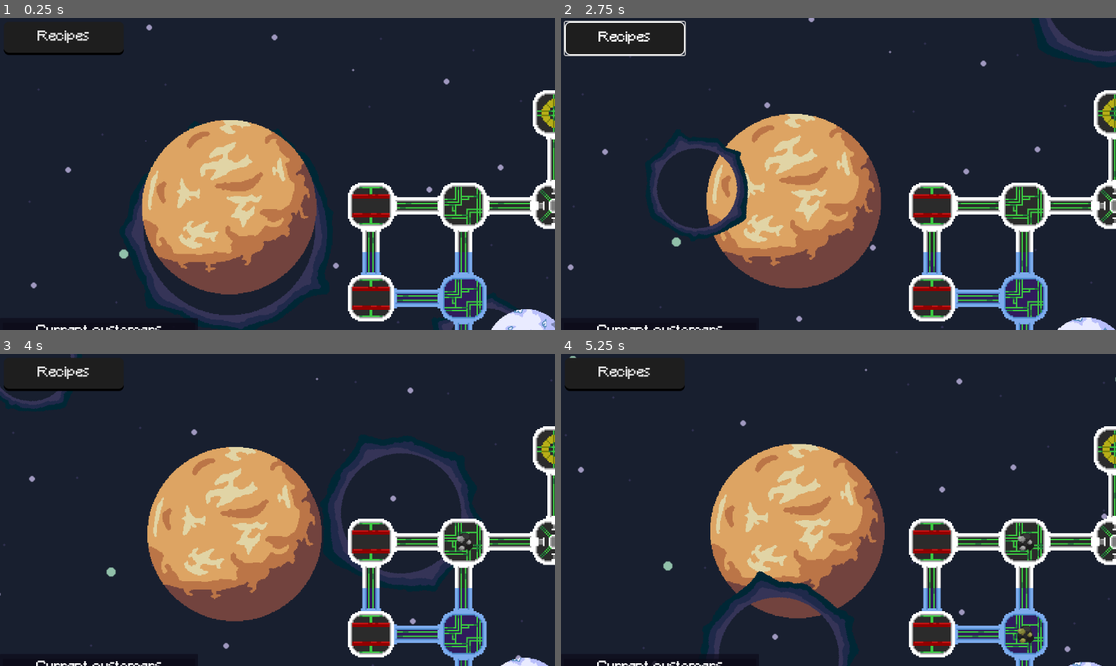
Above: before the commit, frames 1-4 (two rows, left to right).
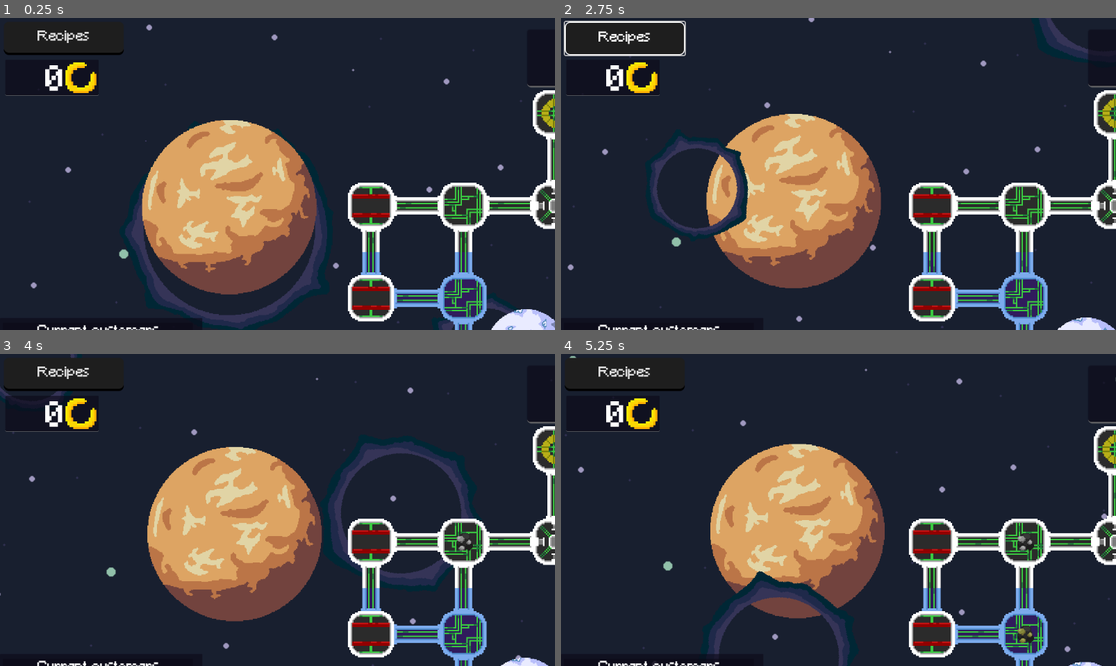
Above: after the commit, the same moments.

Repository: ManechLepage/GodotWild-Jam68
Game: Godot game, scene res://Scenes/node_2d.tscn
The game is run twice, just before and just after one commit, with the same random seed, the same clock (stepped at 60 frames per second) and the same inputs.
Inputs (mouse positions are in pixels of both pictures, inside the frame that each line leads up to):
- Up to frame 1 (0.25 s): no input
- Up to frame 2 (2.75 s): click "Recipes" at 0.5 s; click "Recipes" at 1.25 s; click "Recipes" at 2 s
- Up to frame 3 (4 s): move the mouse to (466, 541) at 2.77 s; click (466, 541) at 2.92 s; click (432, 485) at 3.5 s
- Up to frame 4 (5.25 s): move the mouse to (1027, 634) at 4.27 s; click (1027, 634) at 4.42 s; click (1054, 578) at 5 s

The runs differ from the first frame. In frame 1, 0.7% of the frame differs, in the area x 0-100%, y 14-100%; in frame 2, 0.8%; in frame 3, 0.9%, in the area x 0-100%, y 8-100%; in frame 4, 0.7%.

Commit message:
pushin pat

Diff:
--- /dev/null
+++ b/Godot Wild-jam 68/Graphics/UI/patshop_theme.tres
@@ -0,0 +1,9 @@
+[gd_resource type="StyleBoxFlat" format=3 uid="uid://ca8084mm2pc7k"]
+
+[resource]
+bg_color = Color(0.698039, 0.564706, 0.878431, 0.447059)
+border_width_bottom = 4
+corner_radius_top_left = 6
+corner_radius_top_right = 6
+corner_radius_bottom_right = 6
+corner_radius_bottom_left = 6
--- /dev/null
+++ b/Godot Wild-jam 68/Scenes/Inventory/customer_label.gd
@@ -0,0 +1,3 @@
+extends Panel
+
+var item: Item
--- a/Godot Wild-jam 68/Scenes/Inventory/customer_label.tscn
+++ b/Godot Wild-jam 68/Scenes/Inventory/customer_label.tscn
@@ -1,47 +1,52 @@
-[gd_scene load_steps=5 format=3 uid="uid://r7gqxhh6cyv7"]
+[gd_scene load_steps=7 format=3 uid="uid://r7gqxhh6cyv7"]
 
 [ext_resource type="Theme" uid="uid://ctb0ar3july17" path="res://Graphics/UI/main_theme.tres" id="1_au5ki"]
 [ext_resource type="LabelSettings" uid="uid://es0p2ltn4e5o" path="res://Graphics/UI/Fonts/default.tres" id="2_fv2or"]
+[ext_resource type="Script" path="res://Scenes/Inventory/customer_label.gd" id="2_ikvtp"]
 [ext_resource type="Texture2D" uid="uid://mv0lp0uay648" path="res://Graphics/Items/Minerals/cobalt.png" id="3_mcq8m"]
+[ext_resource type="Texture2D" uid="uid://wph8gc4rodik" path="res://Graphics/Items/coin.png" id="4_0xqld"]
 
 [sub_resource type="StyleBoxFlat" id="StyleBoxFlat_t8kmv"]
 bg_color = Color(0.0509804, 0.0509804, 0.0509804, 0.92549)
 
-[node name="ItemLabel" type="Panel"]
+[node name="ItemLabel" type="Panel" groups=["Customer"]]
 texture_filter = 1
 custom_minimum_size = Vector2(0, 43)
 anchors_preset = -1
 anchor_right = 0.263
 anchor_bottom = 0.066
-offset_right = 70.024
+offset_right = 96.024
 offset_bottom = 0.231998
 grow_horizontal = 2
 grow_vertical = 2
 size_flags_horizontal = 3
 theme = ExtResource("1_au5ki")
 theme_override_styles/panel = SubResource("StyleBoxFlat_t8kmv")
+script = ExtResource("2_ikvtp")
 
 [node name="Label" type="Label" parent="."]
 layout_mode = 1
-offset_left = 38.0
-offset_right = 350.0
-offset_bottom = 43.0
+offset_left = 41.0
+offset_top = 3.0
+offset_right = 353.0
+offset_bottom = 46.0
 theme_override_colors/font_color = Color(0, 0, 0, 1)
-text = "Item Name"
+text = "Item name"
 label_settings = ExtResource("2_fv2or")
 vertical_alignment = 1
 
 [node name="Count" type="Label" parent="."]
 layout_mode = 1
 anchors_preset = -1
-offset_left = 347.0
-offset_right = 373.0
-offset_bottom = 43.0
+offset_left = 306.0
+offset_top = 4.0
+offset_right = 356.0
+offset_bottom = 47.0
 grow_horizontal = 0
 grow_vertical = 2
 text = "3"
 label_settings = ExtResource("2_fv2or")
-horizontal_alignment = 1
+horizontal_alignment = 2
 vertical_alignment = 1
 
 [node name="TextureRect" type="TextureRect" parent="."]
@@ -54,3 +59,16 @@
 offset_bottom = 20.0
 grow_vertical = 2
 texture = ExtResource("3_mcq8m")
+
+[node name="TextureRect2" type="TextureRect" parent="."]
+layout_mode = 1
+anchors_preset = 4
+anchor_top = 0.5
+anchor_bottom = 0.5
+offset_left = 358.0
+offset_top = -18.5
+offset_right = 398.0
+offset_bottom = 21.5
+grow_vertical = 2
+scale = Vector2(0.9, 0.9)
+texture = ExtResource("4_0xqld")
--- a/Godot Wild-jam 68/Scenes/Spaceship/Front.tscn
+++ b/Godot Wild-jam 68/Scenes/Spaceship/Front.tscn
@@ -1,8 +1,10 @@
-[gd_scene load_steps=5 format=3 uid="uid://d4fe8jqbvfpqh"]
+[gd_scene load_steps=7 format=3 uid="uid://d4fe8jqbvfpqh"]
 
 [ext_resource type="PackedScene" uid="uid://b18x7uwk4vpmy" path="res://Scenes/Spaceship/spaceship_section.tscn" id="1_btyyg"]
 [ext_resource type="SpriteFrames" uid="uid://b205vr22emloi" path="res://Graphics/sections/Front/front.tres" id="2_htlqq"]
 [ext_resource type="Script" path="res://Scripts/Spaceship/FrontComponent.gd" id="3_5qadi"]
+[ext_resource type="Script" path="res://Scripts/Spaceship/FrontHBoxContainer.gd" id="4_d2i51"]
+[ext_resource type="Theme" uid="uid://ctb0ar3july17" path="res://Graphics/UI/main_theme.tres" id="4_v7431"]
 
 [sub_resource type="RectangleShape2D" id="RectangleShape2D_3fhv0"]
 size = Vector2(32, 32.2)
@@ -12,42 +14,37 @@
 frame = 2
 frame_progress = 0.610271
 
-[node name="FrontComponent" type="Node2D" parent="." index="0"]
-script = ExtResource("3_5qadi")
-
-[node name="Button" type="Button" parent="." index="1"]
-visible = false
-texture_filter = 1
-offset_left = -50.0
-offset_top = -205.0
-offset_right = 50.0
-offset_bottom = -173.0
-text = "Sell"
-
-[node name="Panel" type="Panel" parent="." index="2"]
-visible = false
+[node name="Panel2" type="Panel" parent="." index="0"]
 anchors_preset = 5
 anchor_left = 0.5
 anchor_right = 0.5
-offset_left = -124.0
-offset_top = -170.0
-offset_right = -24.0
-offset_bottom = -90.0
+offset_left = -36.0
+offset_top = -58.0
+offset_right = 4.0
+offset_bottom = -18.0
 grow_horizontal = 2
+theme = ExtResource("4_v7431")
 
-[node name="Button" type="Button" parent="Panel" index="0"]
-layout_mode = 0
-offset_left = 20.0
-offset_top = 8.0
-offset_right = 84.0
-offset_bottom = 72.0
+[node name="HBoxContainer" type="HBoxContainer" parent="Panel2" index="0"]
+layout_mode = 1
+anchors_preset = 15
+anchor_right = 1.0
+anchor_bottom = 1.0
+offset_left = 4.0
+offset_right = -4.0
+grow_horizontal = 2
+grow_vertical = 2
+alignment = 1
+script = ExtResource("4_d2i51")
 
-[node name="Area2D" type="Area2D" parent="." index="3"]
+[node name="FrontComponent" type="Node2D" parent="." index="1"]
+script = ExtResource("3_5qadi")
+
+[node name="Area2D" type="Area2D" parent="." index="2"]
 
 [node name="CollisionShape2D" type="CollisionShape2D" parent="Area2D" index="0"]
 visible = false
 position = Vector2(0, 0.1)
 shape = SubResource("RectangleShape2D_3fhv0")
 
-[connection signal="pressed" from="Panel/Button" to="FrontComponent" method="_on_button_pressed1"]
 [connection signal="input_event" from="Area2D" to="FrontComponent" method="_on_area_2d_input_event"]
--- /dev/null
+++ b/Godot Wild-jam 68/Scenes/UI/merchant_shop_button.tscn
@@ -0,0 +1,39 @@
+[gd_scene load_steps=5 format=3 uid="uid://b4vxe0frkqcwt"]
+
+[ext_resource type="Theme" uid="uid://ctb0ar3july17" path="res://Graphics/UI/main_theme.tres" id="1_ierao"]
+[ext_resource type="StyleBox" uid="uid://ca8084mm2pc7k" path="res://Graphics/UI/patshop_theme.tres" id="2_r5kiu"]
+[ext_resource type="LabelSettings" uid="uid://es0p2ltn4e5o" path="res://Graphics/UI/Fonts/default.tres" id="3_1aal7"]
+
+[sub_resource type="StyleBoxFlat" id="StyleBoxFlat_t8kmv"]
+bg_color = Color(0.0509804, 0.0509804, 0.0509804, 0.92549)
+
+[node name="MerchantShop" type="Panel"]
+texture_filter = 1
+custom_minimum_size = Vector2(0, 43)
+offset_right = 262.0
+offset_bottom = 43.0
+size_flags_horizontal = 3
+theme = ExtResource("1_ierao")
+theme_override_styles/panel = SubResource("StyleBoxFlat_t8kmv")
+
+[node name="Button" type="Button" parent="."]
+layout_mode = 1
+anchors_preset = 15
+anchor_right = 1.0
+anchor_bottom = 1.0
+grow_horizontal = 2
+grow_vertical = 2
+theme_override_styles/normal = ExtResource("2_r5kiu")
+
+[node name="Label" type="Label" parent="Button"]
+layout_mode = 1
+anchors_preset = 15
+anchor_right = 1.0
+anchor_bottom = 1.0
+grow_horizontal = 2
+grow_vertical = 2
+theme_override_colors/font_color = Color(0, 0, 0, 1)
+text = "Merchant Name"
+label_settings = ExtResource("3_1aal7")
+horizontal_alignment = 1
+vertical_alignment = 1
--- a/Godot Wild-jam 68/Scenes/node_2d.tscn
+++ b/Godot Wild-jam 68/Scenes/node_2d.tscn
@@ -14,7 +14,9 @@
 [ext_resource type="Resource" uid="uid://c4bndeme8mfiy" path="res://Resources/Items/Mat/Products/GreatSword.tres" id="11_73ndc"]
 [ext_resource type="Resource" uid="uid://bdoisje2sdqxo" path="res://Resources/Items/Mat/Products/PlatinumCrown.tres" id="13_nehk4"]
 [ext_resource type="Theme" uid="uid://ctb0ar3july17" path="res://Graphics/UI/main_theme.tres" id="15_tpdjp"]
+[ext_resource type="Script" path="res://Scripts/Customer/CustomerContainer.gd" id="16_p2edk"]
 [ext_resource type="Resource" uid="uid://byk00iyofuh40" path="res://Resources/Items/Mat/Products/WarHammer.tres" id="16_wraly"]
+[ext_resource type="Texture2D" uid="uid://wph8gc4rodik" path="res://Graphics/Items/coin.png" id="17_xwekb"]
 
 [node name="Node2D" type="Node"]
 
@@ -70,13 +72,13 @@
 theme = ExtResource("15_tpdjp")
 text = "Recipes"
 
-[node name="Panel" type="Panel" parent="."]
+[node name="CustomerPanel" type="Panel" parent="."]
 offset_top = 623.0
-offset_right = 411.0
+offset_right = 420.0
 offset_bottom = 1103.0
 theme = ExtResource("15_tpdjp")
 
-[node name="VBoxContainer" type="VBoxContainer" parent="Panel"]
+[node name="VBoxContainer" type="VBoxContainer" parent="CustomerPanel" groups=["Customers"]]
 layout_mode = 1
 anchors_preset = 15
 anchor_right = 1.0
@@ -87,12 +89,14 @@
 offset_bottom = -9.0
 grow_horizontal = 2
 grow_vertical = 2
+scale = Vector2(0.966549, 1.05791)
+script = ExtResource("16_p2edk")
 
-[node name="Panel" type="Panel" parent="Panel/VBoxContainer"]
+[node name="Panel" type="Panel" parent="CustomerPanel/VBoxContainer"]
 custom_minimum_size = Vector2(0, 35)
 layout_mode = 2
 
-[node name="Label" type="Label" parent="Panel/VBoxContainer/Panel"]
+[node name="Label" type="Label" parent="CustomerPanel/VBoxContainer/Panel"]
 layout_mode = 1
 anchors_preset = 8
 anchor_left = 0.5
@@ -109,4 +113,48 @@
 horizontal_alignment = 1
 vertical_alignment = 1
 
+[node name="MoneyPanel" type="Panel" parent="."]
+texture_filter = 1
+anchors_preset = -1
+anchor_top = 0.216
+anchor_bottom = 0.216
+offset_left = 11.0
+offset_top = -52.968
+offset_right = 205.0
+offset_bottom = 21.032
+grow_horizontal = 2
+theme = ExtResource("15_tpdjp")
+
+[node name="Label" type="Label" parent="MoneyPanel"]
+layout_mode = 1
+anchors_preset = 4
+anchor_top = 0.5
+anchor_bottom = 0.5
+offset_left = -15.0
+offset_top = -27.0
+offset_right = 122.0
+offset_bottom = 47.0
+grow_vertical = 2
+theme_override_font_sizes/font_size = 70
+text = "230
+"
+horizontal_alignment = 2
+vertical_alignment = 1
+
+[node name="TextureRect" type="TextureRect" parent="MoneyPanel"]
+layout_mode = 1
+anchors_preset = 6
+anchor_left = 1.0
+anchor_top = 0.5
+anchor_right = 1.0
+anchor_bottom = 0.5
+offset_left = -69.0
+offset_top = -32.0
+offset_right = -29.0
+offset_bottom = 8.0
+grow_horizontal = 0
+grow_vertical = 2
+scale = Vector2(1.6, 1.6)
+texture = ExtResource("17_xwekb")
+
 [connection signal="timeout" from="CustomerManager/Timer" to="CustomerManager" method="_on_timer_timeout"]
--- /dev/null
+++ b/Godot Wild-jam 68/Scripts/Customer/CustomerContainer.gd
@@ -0,0 +1,14 @@
+extends VBoxContainer
+
+func load_all_customer_items():
+	var items = []
+	for i in get_children():
+		if i.is_in_group("Customer"):
+			items.append(i.item)
+	return items
+
+func remove_customer(item:Item):
+	for i in get_children():
+		if i.is_in_group("Customer"):
+			if i.item == item:
+				i.queue_free()
--- a/Godot Wild-jam 68/Scripts/Customer/CustomerManager.gd
+++ b/Godot Wild-jam 68/Scripts/Customer/CustomerManager.gd
@@ -4,12 +4,15 @@
 @export var cooldown = 6.0
 @export var max_customer = 5
 
-@onready var v_box_container = $"../Panel/VBoxContainer"
+@onready var v_box_container = $"../CustomerPanel/VBoxContainer"
 
 const CUSTOMER_LABEL = preload("res://Scenes/Inventory/customer_label.tscn")
+const MERCHANT_SHOP_BUTTON = preload("res://Scenes/UI/merchant_shop_button.tscn")
 
 var current_customer_index = 0
-var merchant_index = 10
+var merchant_index = 5
+
+var customer_count = 0
 
 func _ready():
 	timer.wait_time = cooldown
@@ -17,13 +20,20 @@
 func load_customer():
 	var customer = CUSTOMER_LABEL.instantiate()
 
-	customer.get_child(0).text = "test"
-	customer.get_child(1).text = "3"
+	var item = Inventory.all_products[randi() % Inventory.all_products.size()]
+
+	customer.get_child(0).text = item.name
+	customer.get_child(1).text = str(item.price)
+	customer.item = item
 
 	v_box_container.add_child(customer)
 
 func load_merchant():
-	pass
+	var merchant = MERCHANT_SHOP_BUTTON.instantiate()
+
+	merchant.get_child(0).get_child(0).text = "Pat's Shop"
+
+	v_box_container.add_child(merchant)
 
 func _on_timer_timeout():
 	current_customer_index += 1
@@ -31,3 +41,7 @@
 		load_merchant()
 	else:
 		load_customer()
+
+	customer_count = v_box_container.get_child_count() - 1
+	if customer_count > max_customer:
+		v_box_container.get_child(1).queue_free()
--- a/Godot Wild-jam 68/Scripts/Spaceship/ForgeComponent.gd
+++ b/Godot Wild-jam 68/Scripts/Spaceship/ForgeComponent.gd
@@ -87,6 +87,5 @@
 	get_parent().play()
 
 func press_button(button):
-	print(button.item.name)
 	forging = button.item
 	activate_forger()
--- a/Godot Wild-jam 68/Scripts/Spaceship/FrontComponent.gd
+++ b/Godot Wild-jam 68/Scripts/Spaceship/FrontComponent.gd
@@ -1,19 +1,16 @@
 extends Node2D
 
 var is_in_ui = false
-@onready var panel = $"../Panel"
-@onready var button = $"../Panel/Button"
+@onready var panel = $"../Panel2"
+@onready var h_box_container = $"../Panel2/HBoxContainer"
+var customerContainer: VBoxContainer
+
+const ITEM = preload("res://Scenes/Forge/item.tscn")
 var goal_item: Item
-@onready var sell_button = $"../Button"
 
 func _ready():
 	get_parent().play()
-
-func _process(delta):
-	pass
-
-func load_next_customer():
-	pass
+	customerContainer = get_tree().get_first_node_in_group("Customers")
 
 func _on_area_2d_input_event(viewport, event, shape_idx):
 	if event is InputEventMouseButton:
@@ -21,19 +18,36 @@
 			if not is_in_ui:
 				load_ui()
 			else:
-				pass
+				unload_ui()
+
+func unload_last_choices():
+	for i in h_box_container.get_children():
+		i.queue_free()
 
 func load_ui():
+	unload_last_choices()
+	var items = customerContainer.load_all_customer_items()
+
+	for i in items:
+		var item = ITEM.instantiate()
+		item.icon = i.icon
+		item.item = i
+		item.disabled = not Inventory.items.has(i)
+
+		h_box_container.add_child(item)
+
+	panel.size = Vector2(h_box_container.size.x + 8.0, h_box_container.size.y)
+	panel.position = Vector2(panel.size.x / -2,-58.0)
+
 	is_in_ui = true
 	panel.visible = true
 
 func unload_ui():
 	is_in_ui = false
 	panel.visible = false
-	sell_button.visible = false
 
-func _on_button_pressed1():
-	if Inventory.items.has(goal_item):
-		button.icon = goal_item.icon
-		sell_button.visible = true
-		get_parent().remove_item(goal_item)
+func press_button(button):
+	get_parent().get_parent().add_money(button.item.price)
+	unload_ui()
+	customerContainer.remove_customer(button.item)
+	get_parent().remove_item(button.item)
--- /dev/null
+++ b/Godot Wild-jam 68/Scripts/Spaceship/FrontHBoxContainer.gd
@@ -0,0 +1,6 @@
+extends HBoxContainer
+
+@onready var front_component = $"../../FrontComponent"
+
+func button_pressed(button):
+	front_component.press_button(button)
--- a/Godot Wild-jam 68/Scripts/Spaceship/SpaceshipManager.gd
+++ b/Godot Wild-jam 68/Scripts/Spaceship/SpaceshipManager.gd
@@ -7,6 +7,7 @@
 
 @onready var seperator_manager = $"../SeperatorManager"
 @onready var add_button_manager = $"../AddButtonManager"
+@onready var money_panel = $"../MoneyPanel"
 
 const FRONT = preload("res://Scenes/Spaceship/Front.tscn")
 const GENERATOR = preload("res://Scenes/Spaceship/Generator.tscn")
@@ -20,7 +21,11 @@
 var max_grid_size_y = 5
 var margin = 192.0
 
+var money = 0
+
 func _ready():
+	add_money(0)
+
 	Inventory.load_all_items(item_list)
 	for i in range(max_grid_size_x):
 		var row = []
@@ -136,3 +141,7 @@
 	button.visible = false
 
 	add_button_manager.add_child(button)
+
+func add_money(value:int):
+	money += value
+	money_panel.get_child(0).text = str(money)
Binary file added: Godot Wild-jam 68/Graphics/Items/coin.aseprite
Binary file added: Godot Wild-jam 68/Graphics/Items/coin.png
Not shown, added: Godot Wild-jam 68/Graphics/Items/coin.png.import
Not shown: 1 places in Godot Wild-jam 68/Scenes/node_2d.tscn that only renumber resources
